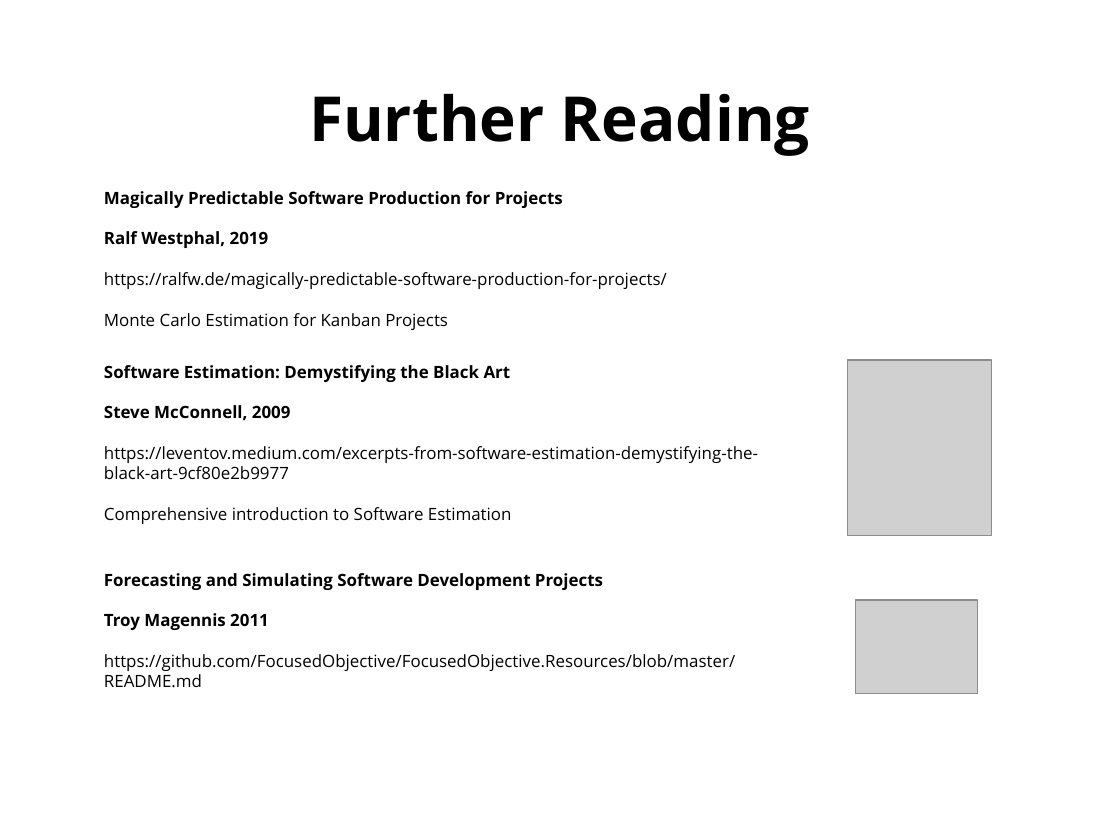
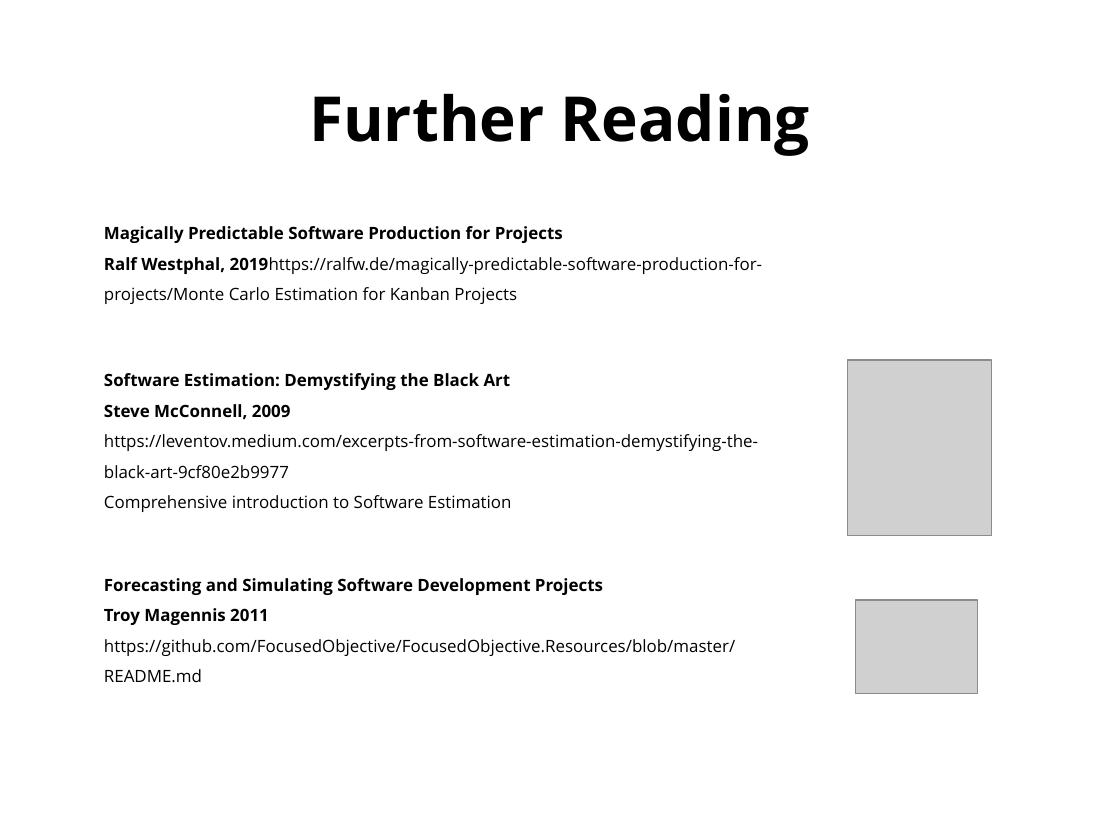
Before and after one commit to sebastian-kuebeck/jupyter-estimation, a slide deck: slide 27 of JupyterEstimation.odp. Drawn at 1120x840 pixels with LibreOffice and Linux fonts; fonts in the diff are those of the drawing; grey boxes stand for pictures. Boxes give left, top, right and bottom in pixels: in the first picture for what was removed or moved away, otherwise in the second. Text is boxed around its words. In the diff, an @@ line names an element or a change of style, - is before the commit and + after.

```diff
--- a/JupyterEstimation.odp
+++ b/JupyterEstimation.odp
@@ text at box(104, 226, 563, 243): line spacing 1 to 1.5 @@
@@ text at box(104, 257, 763, 304): text changed @@
-Ralf Westphal, 2019
-https://ralfw.de/magically-predictable-software-production-for-projects/
-Monte Carlo Estimation for Kanban Projects
+Ralf Westphal, 2019https://ralfw.de/magically-predictable-software-production-for-projects/Monte Carlo Estimation for Kanban Projects
@@ text "Software Estimation: Demystifying the Black ..." at box(104, 373, 758, 512): line spacing 1 to 1.5 @@
@@ text "Forecasting and Simulating Software Development ..." at box(104, 578, 735, 683): line spacing 1 to 1.5 @@
```
Also in this commit, not shown: 8 other slides changed, 1 other file.
